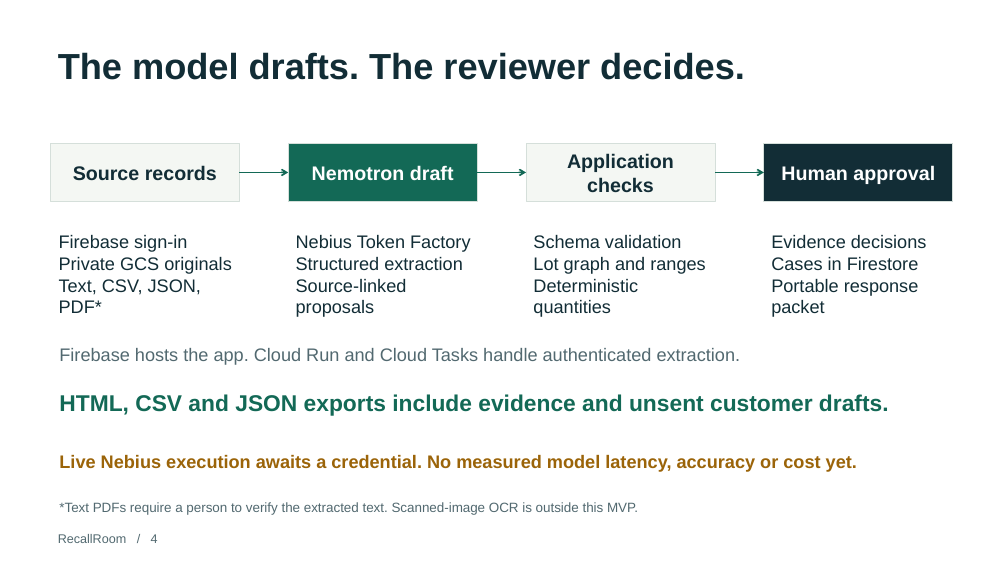
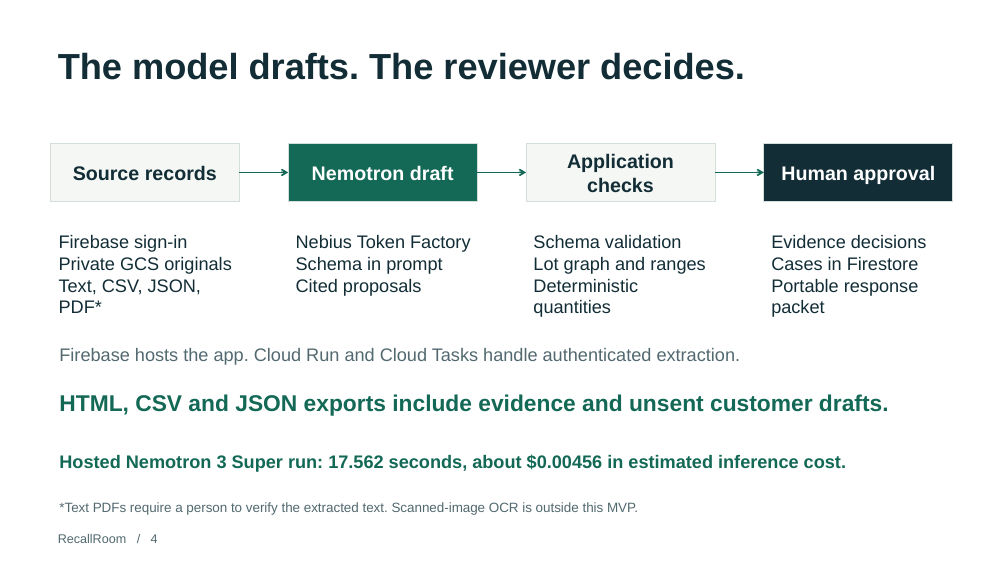
Before and after one commit to shi1720/Nebius-x-NVIDIA, a slide deck: slide 4 of docs/pitch/RecallRoom-pitch.pptx. Drawn at 1008x567 pixels with LibreOffice and Linux fonts; fonts in the diff are those of the drawing. Boxes give left, top, right and bottom in pixels: in the first picture for what was removed or moved away, otherwise in the second. Text is boxed around its words. In the diff, an @@ line names an element or a change of style, - is before the commit and + after.

Commit message:
Verify live Nebius inference and publish final demo

```diff
--- a/docs/pitch/RecallRoom-pitch.pptx
+++ b/docs/pitch/RecallRoom-pitch.pptx
@@ text at [296,257,442,296]: text changed @@
-Structured extraction
-Source-linked proposals
+Schema in prompt
+Cited proposals
@@ text at [59,454,846,472]: text changed; text colour #9B6409 to #136956 @@
-Live Nebius execution awaits a credential. No measured model latency, accuracy or cost yet.
+Hosted Nemotron 3 Super run: 17.562 seconds, about $0.00456 in estimated inference cost.
```
Also in this commit, not shown: 1 other slide changed, 44 other files.
